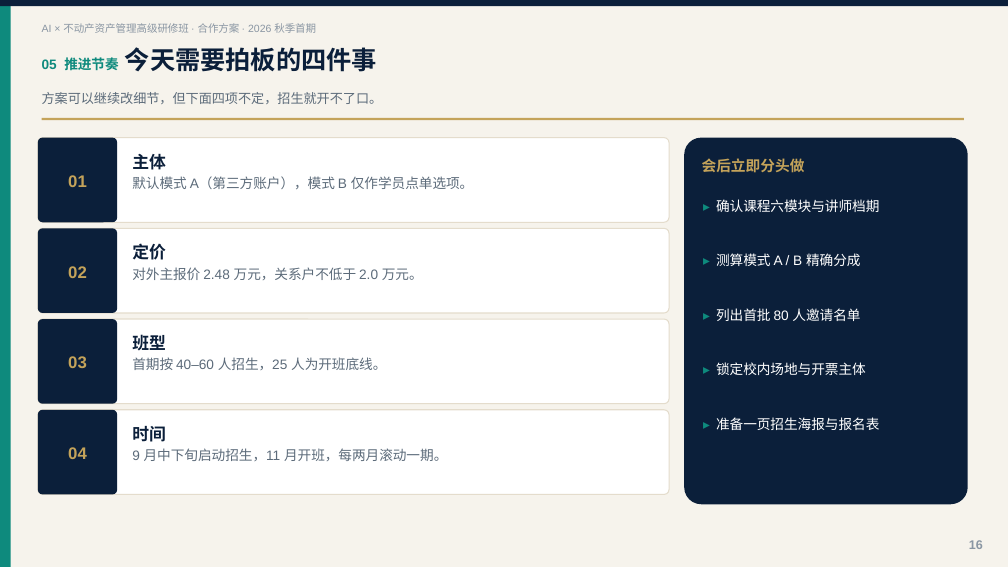
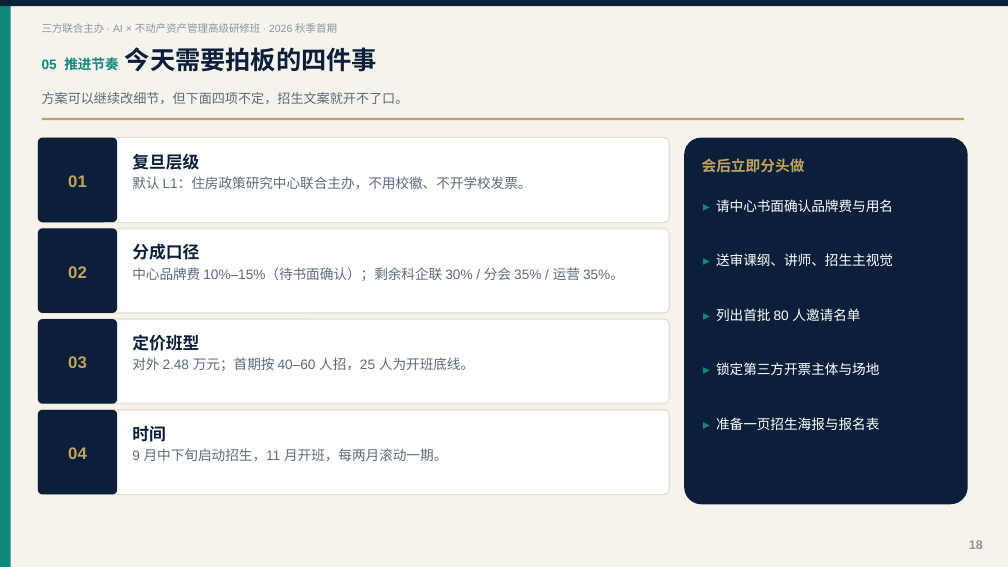
Before and after one commit to hujigang2010-maker/AIDEN, a slide deck: slide 18 of output/AI+不动产资产管理高级研修班_合作方案.pptx (slide 16 before the commit). Drawn at 1008x567 pixels with LibreOffice and Linux fonts; fonts in the diff are those of the drawing. Boxes give left, top, right and bottom in pixels: in the first picture for what was removed or moved away, otherwise in the second. Text is boxed around its words. In the diff, an @@ line names an element or a change of style, - is before the commit and + after.

```diff
--- a/output/AI+不动产资产管理高级研修班_合作方案.pptx
+++ b/output/AI+不动产资产管理高级研修班_合作方案.pptx
@@ text at (x1=42, y1=23, x2=337, y2=33): text changed @@
-AI × 不动产资产管理高级研修班 · 合作方案 · 2026 秋季首期
+三方联合主办 · AI × 不动产资产管理高级研修班 · 2026 秋季首期
@@ text at (x1=42, y1=92, x2=409, y2=104): text changed @@
-方案可以继续改细节，但下面四项不定，招生就开不了口。
+方案可以继续改细节，但下面四项不定，招生文案就开不了口。
@@ text at (x1=132, y1=154, x2=532, y2=189): text changed @@
-主体
-默认模式 A（第三方账户），模式 B 仅作学员点单选项。
+复旦层级
+默认 L1：住房政策研究中心联合主办，不用校徽、不开学校发票。
@@ text at (x1=716, y1=199, x2=893, y2=212): text changed @@
-▸ 确认课程六模块与讲师档期
+▸ 请中心书面确认品牌费与用名
@@ text at (x1=132, y1=243, x2=624, y2=281): text changed @@
-定价
-对外主报价 2.48 万元，关系户不低于 2.0 万元。
+分成口径
+中心品牌费 10%–15%（待书面确认）；剩余科企联 30% / 分会 35% / 运营 35%。
@@ text at (x1=716, y1=253, x2=893, y2=266): text changed @@
-▸ 测算模式 A / B 精确分成
+▸ 送审课纲、讲师、招生主视觉
@@ text at (x1=132, y1=334, x2=474, y2=371): text changed @@
-班型
-首期按 40–60 人招生，25 人为开班底线。
+定价班型
+对外 2.48 万元；首期按 40–60 人招，25 人为开班底线。
@@ text at (x1=716, y1=362, x2=879, y2=375): text changed @@
-▸ 锁定校内场地与开票主体
+▸ 锁定第三方开票主体与场地
```
Also in this commit, not shown: 14 other slides changed, 4 slides added, 2 slides removed, 2 other files.
